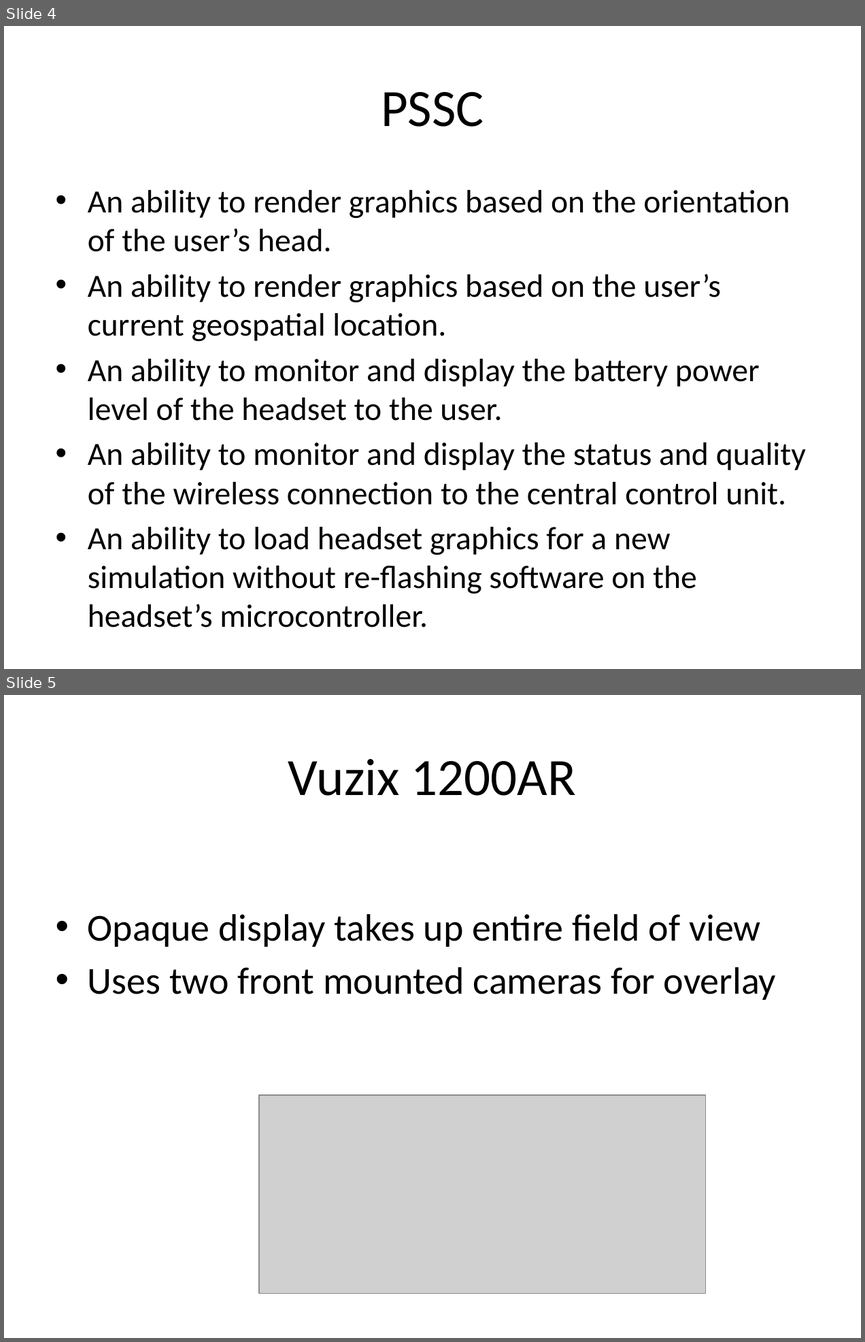
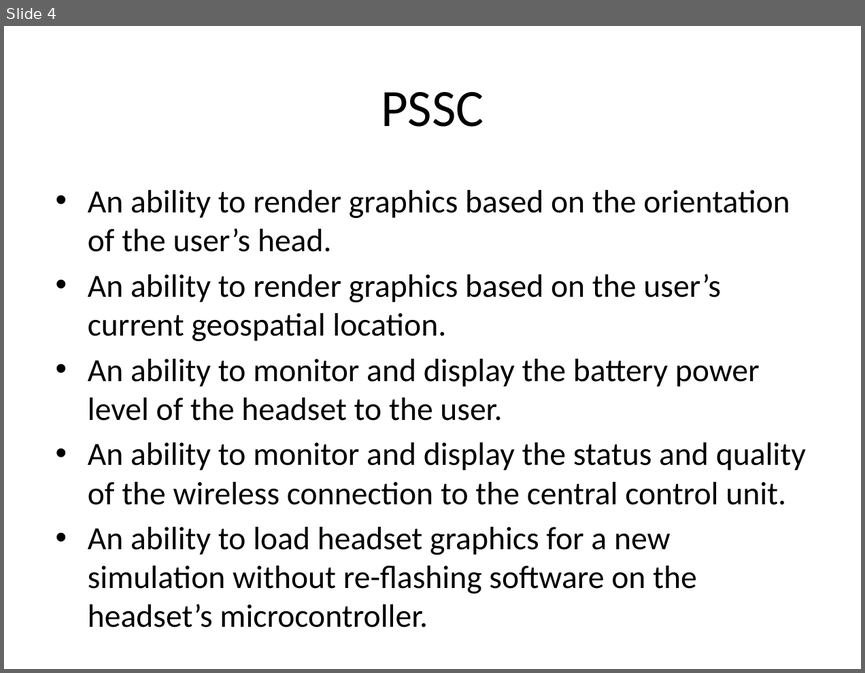
Before and after one commit to snowpuppy/augreality, a slide deck: doc/TCSP 03.pptx. Shown one above the other, each under a label of ours: slides 4 and 5 before the commit, slide 4 after it. The pictures are 865x1342 and 865x673 pixels, drawn with LibreOffice and Linux fonts; fonts in the diff are those of the drawing; grey boxes stand for pictures. Boxes give left, top, right and bottom in pixels: in the first picture for what was removed or moved away, otherwise in the second. Text is boxed around its words. In the diff, an @@ line names an element or a change of style, - is before the commit and + after.

```diff
--- a/doc/TCSP 03.pptx
+++ b/doc/TCSP 03.pptx
@@ slide 5 removed at (x1=4, y1=695, x2=861, y2=1338), background #FFFFFF @@
@@ title removed at (x1=288, y1=759, x2=576, y2=796) @@
-Vuzix 1200AR
@@ text removed at (x1=88, y1=914, x2=776, y2=1000) @@
-• Opaque display takes up entire field of view
-• Uses two front mounted cameras for overlay
@@ picture removed at (x1=259, y1=1095, x2=706, y2=1293) @@
```
Also in this commit, not shown: 1 slide changed, 1 slide added, 2 other slides removed.
